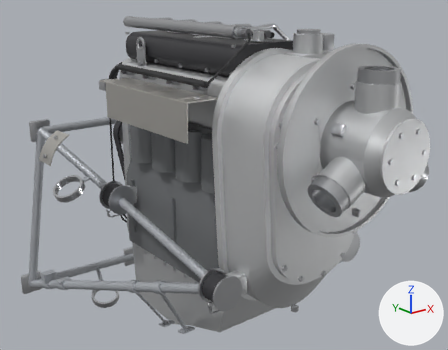
A saved change to the glTF model models/da40/da40-engine.glb.
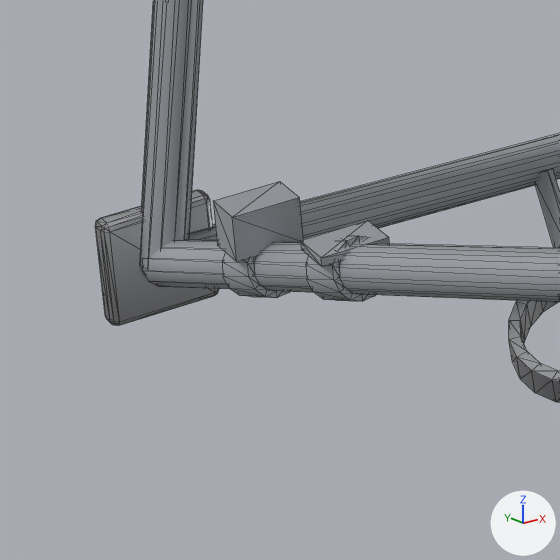
There are two pictures of each version: one whole from a camera (50 mm lens) standing at (-0.82, -2.654, 1.591) and looking at (0.001, -1.628, 1.181), one close up on the part from 1% to 22% of the width and 68% to 95% of the height. The axes (+X, +Y, +Z) are drawn at lower right. The lights are the same throughout. The first two pictures are the older version. The close-ups show mesh edges as thin lines. Where no turn or scale is listed for an object, it has been applied to the vertices. Vertices at exactly the same position are counted once.

The first close-up shows 'Engine mount welded brackets', 'Engine mounting frame'.
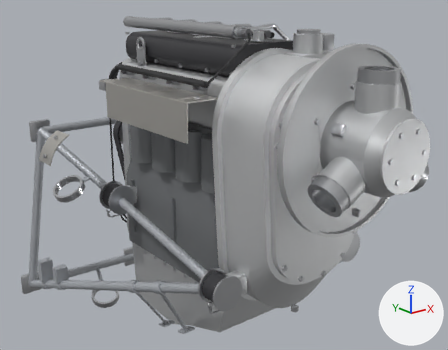
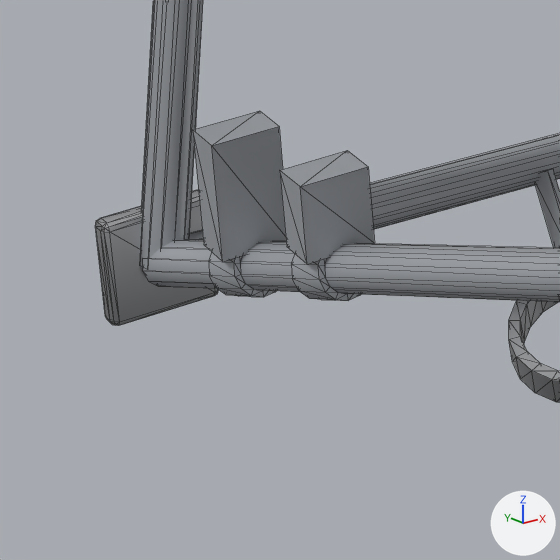
Where the newer file only moved an object's origin or applied its transform, the numbers keep the older frame.

The change, as a diff of the scene's bpy script:
```diff
--- a/models/da40/da40-engine.glb.py
+++ b/models/da40/da40-engine.glb.py
@@ me_engine_mount_welded_brackets @@
 # used by ob_engine_mount_welded_brackets; location = (0.002, -1.4415, 1.0653)
-me_engine_mount_welded_brackets.from_pydata(...)  # 796 vertices, 1508 faces; spans x -0.301..0.301, y -0.245..0.245, z -0.316..0.316
+me_engine_mount_welded_brackets.from_pydata(...)  # 796 vertices, 1508 faces; spans x -0.304..0.301, y -0.245..0.245, z -0.316..0.316
+# me_engine_mount_welded_brackets part 1: the loose piece of 8 vertices spanning x -0.301..-0.271, y 0.147..0.167, z -0.187..-0.166 is scaled about its middle by (1, 1, 2.59), then moved by (-0.002, 0.01, 0.013)
+# me_engine_mount_welded_brackets part 2: the loose piece of 56 vertices spanning x -0.301..-0.271, y 0.142..0.171, z -0.213..-0.182 is moved by (-0.002, 0.01, -0.003)
+# me_engine_mount_welded_brackets part 3: the loose piece of 8 vertices spanning x -0.289..-0.259, y 0.087..0.107, z -0.169..-0.165 is scaled about its middle by (0.999, 1, 8.78), then moved by (-0.002, 0.01, 0.013)
+# me_engine_mount_welded_brackets part 4: the loose piece of 56 vertices spanning x -0.289..-0.259, y 0.082..0.111, z -0.194..-0.163 is moved by (-0.002, 0.01, -0.003)
 me_engine_mount_welded_brackets.materials.append(mat_ae300_engine_mount__steel_tube__painted)
```

Changed parts and their boxes (x1, y1, x2, y2) in the close-ups (560 x 560 px; the box of a moved part takes in the faces that stretch with it):
'Engine mount welded brackets', reshaped
    before: (213, 169, 560, 403)
    after: (193, 111, 560, 403)
part 1 of me_engine_mount_welded_brackets, moved or reshaped
    before: (213, 181, 303, 262)
    after: (193, 111, 286, 261)
part 2 of me_engine_mount_welded_brackets, moved or reshaped
    before: (222, 252, 290, 298)
    after: (209, 252, 276, 297)
part 3 of me_engine_mount_welded_brackets, moved or reshaped
    before: (300, 220, 389, 267)
    after: (280, 150, 374, 264)
part 4 of me_engine_mount_welded_brackets, moved or reshaped
    before: (306, 236, 375, 301)
    after: (291, 254, 361, 301)
